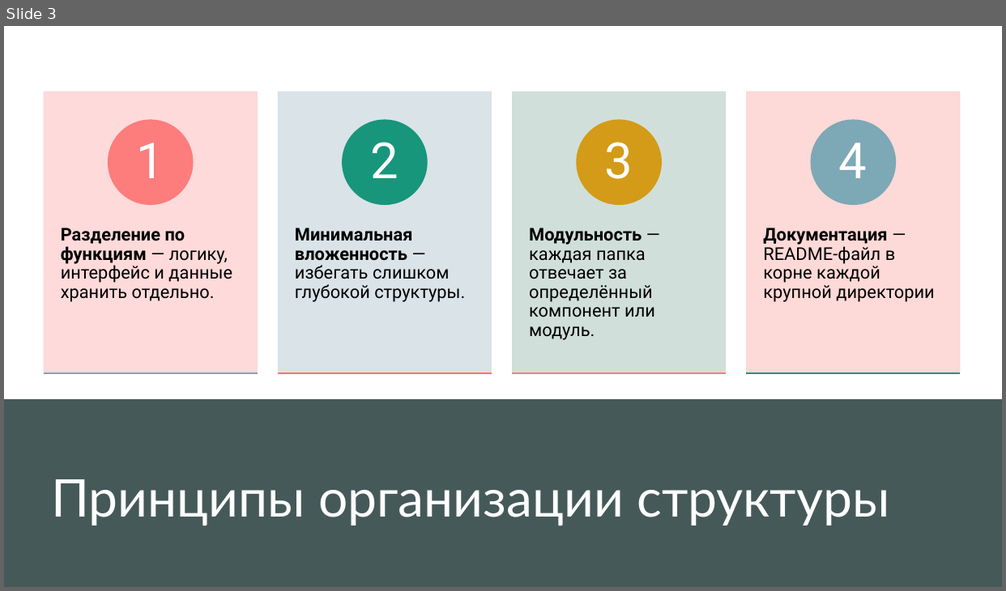
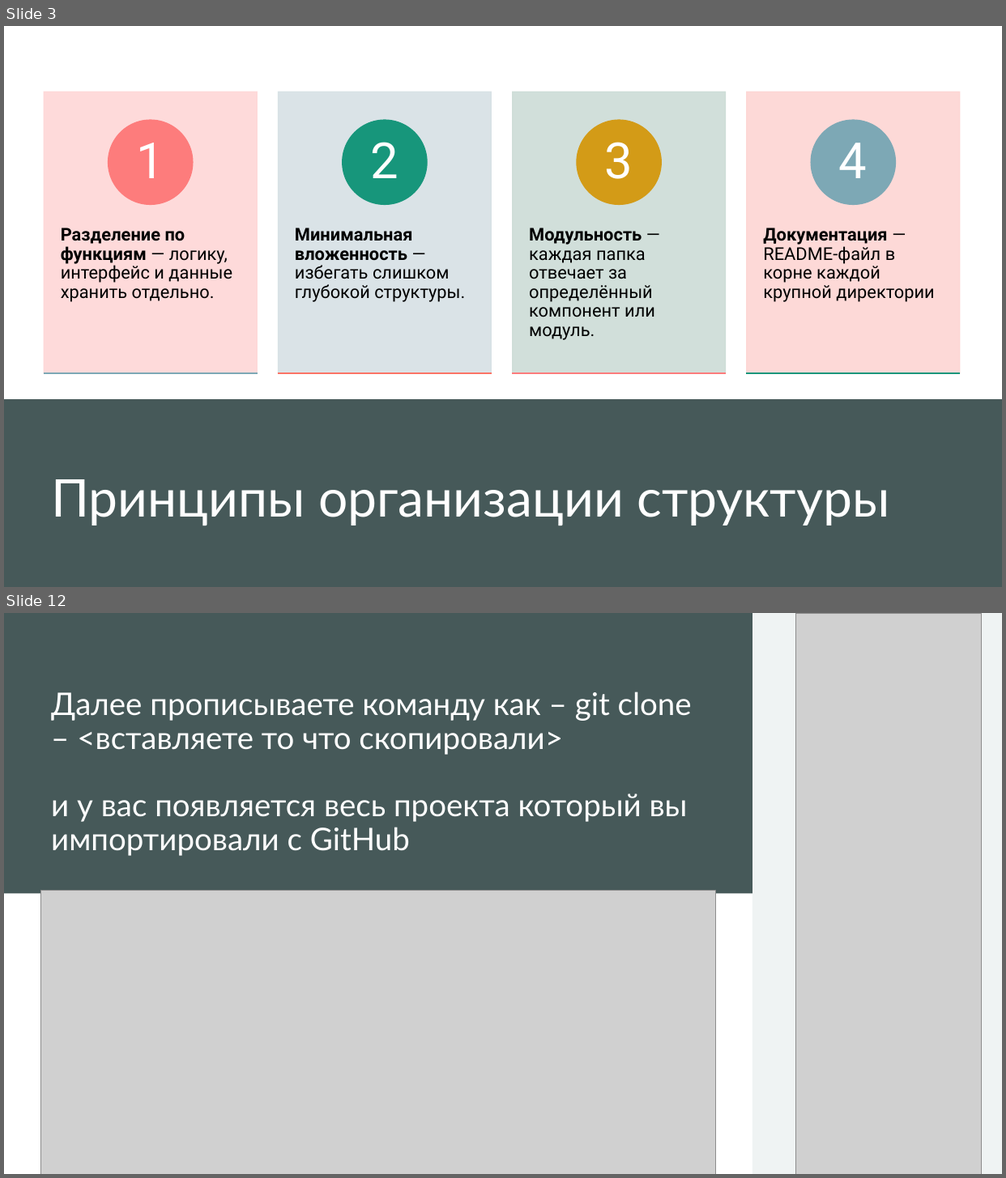
Before and after one commit to Alidedewf/application-design-patterns, a slide deck: шаблоны структура.pptx. Shown one above the other, each under a label of ours: slide 3 before the commit, slides 3 and 12 after it; the slides between them are not shown. The pictures are 1006x591 and 1006x1178 pixels, drawn with LibreOffice and Linux fonts; fonts in the diff are those of the drawing; grey boxes stand for pictures. Boxes give left, top, right and bottom in pixels: in the first picture for what was removed or moved away, otherwise in the second. Text is boxed around its words. In the diff, an @@ line names an element or a change of style, - is before the commit and + after.

```diff
--- a/шаблоны структура.pptx
+++ b/шаблоны структура.pptx
@@ slide 12 added at box(4, 613, 1002, 1174), background #FFFFFF; not listed: 1 template element that a slide beside it also shows @@
@@ rectangle added at box(4, 613, 1002, 1174), fill #FFFFFF @@
@@ rectangle added at box(4, 613, 752, 894), fill #465959 @@
@@ rectangle added at box(752, 613, 1002, 1174), fill #ECF0F0 @@
@@ rectangle added at box(752, 613, 1002, 1174), fill #FFFFFF at 20% opacity @@
@@ picture added at box(796, 613, 982, 1174) @@
@@ title added at box(51, 692, 692, 856), 30 pt, text #FFFFFF @@
+Далее прописываете команду как – git clone – <вставляете то что скопировали>
+и у вас появляется весь проекта который вы импортировали с GitHub
@@ picture added at box(40, 891, 715, 1174) @@
```
Also in this commit, not shown: 1 slide changed, 17 other slides added, 3 slides removed, 7 other files.
